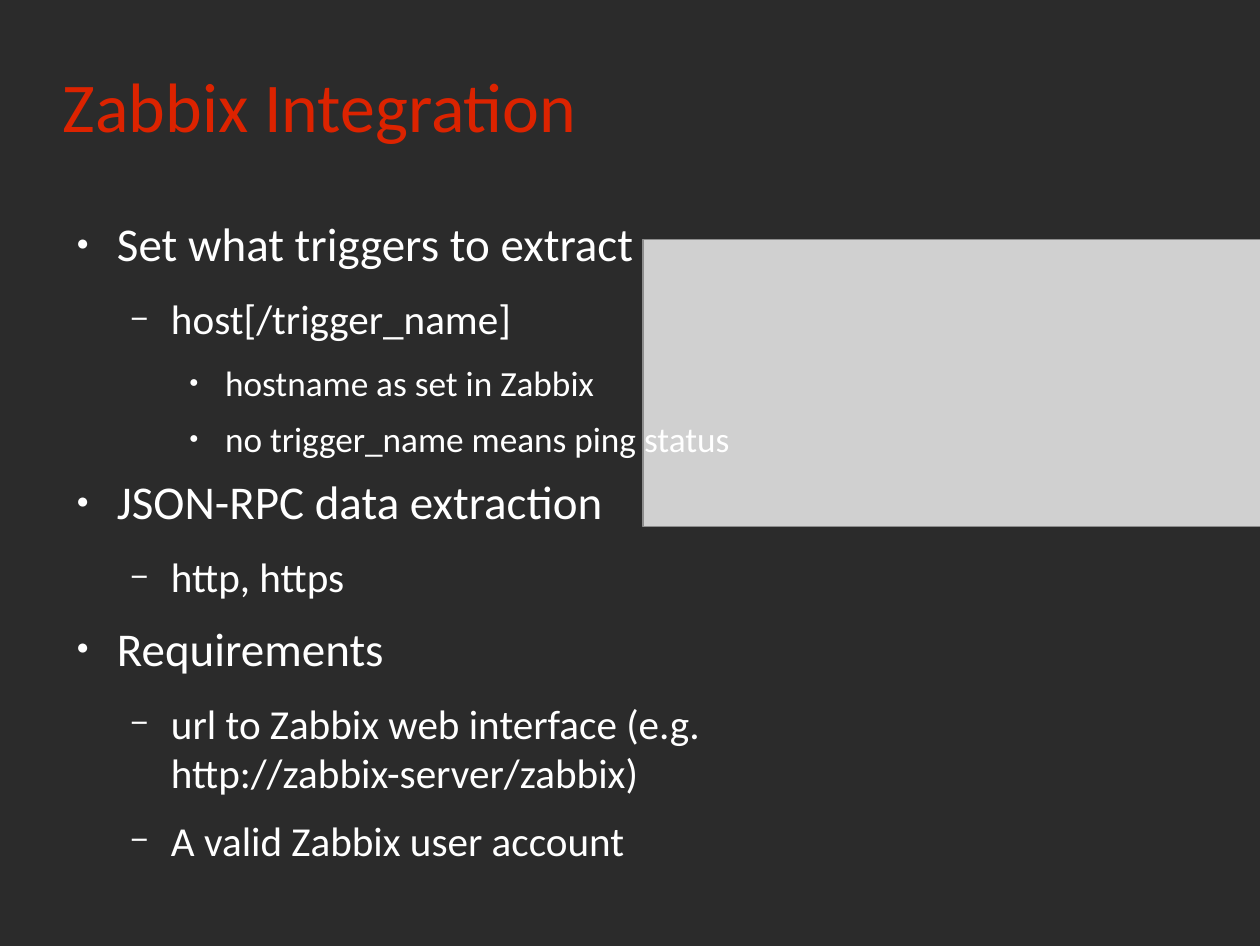
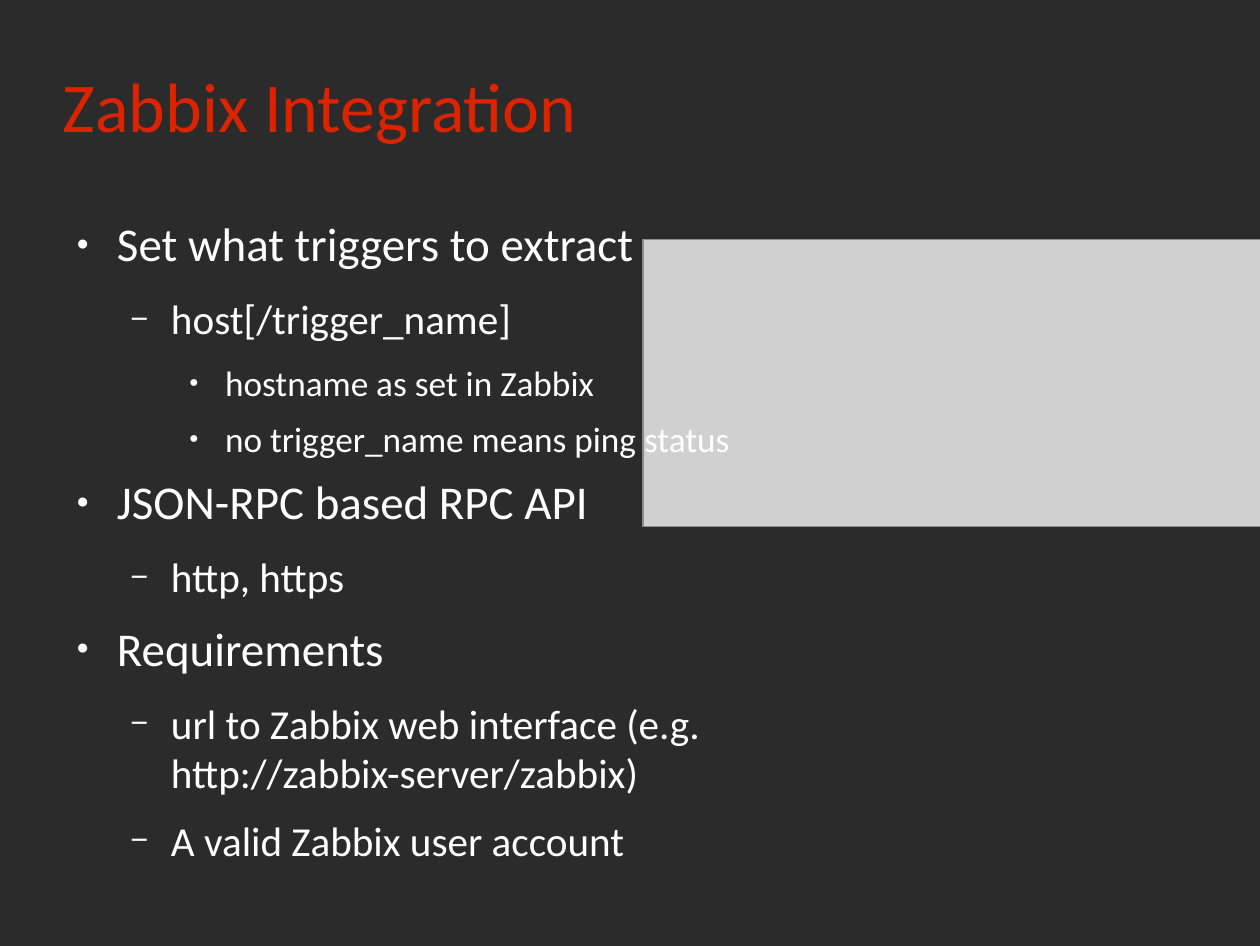
Before and after one commit to rchakode/realopinsight, a slide deck: slide 20 of doc/talks/rmll-2013.odp. Drawn at 1260x946 pixels with LibreOffice and Linux fonts; fonts in the diff are those of the drawing; grey boxes stand for pictures; background and template pictures are left out; a plain dark background stands for a picture behind light text. Boxes give left, top, right and bottom in pixels: in the first picture for what was removed or moved away, otherwise in the second. Text is boxed around its words. In the diff, an @@ line names an element or a change of style, - is before the commit and + after.

```diff
--- a/doc/talks/rmll-2013.odp
+++ b/doc/talks/rmll-2013.odp
@@ text at bbox=[117, 486, 587, 520]: text changed @@
-● JSON-RPC data extraction
+● JSON-RPC based RPC API
```
Also in this commit, not shown: 8 other slides changed, 5 slides added, 2 slides removed.
